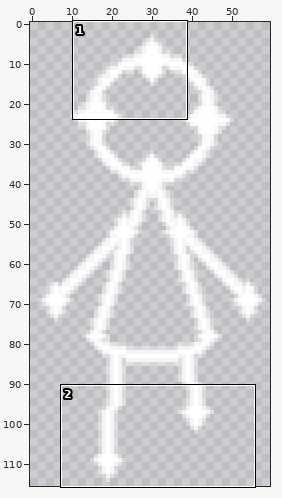
A pixel-art file gets an edit: assets/ASE_raw_files/StarWalk.ase. Above: a wide view before the commit, with the close-up outlined.
Close-up. As it was:
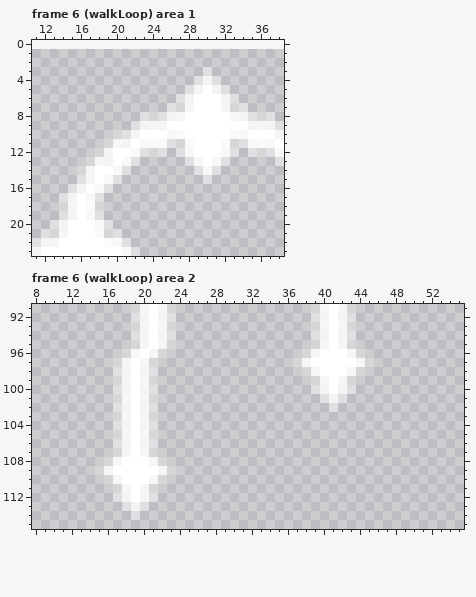
60x115 pixels, 7 frames. Shown: frame 6 (walkLoop) area 1: x 11..38, y 0..23; frame 6 (walkLoop) area 2: x 8..55, y 91..115. The old version is drawn lined up with the new one, on the new canvas.
The result:
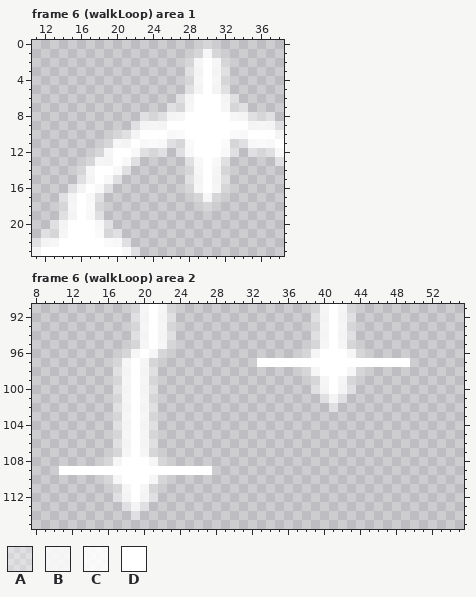
Palette (. is transparent): A #ffffff5f  B #ffffffd3  C #ffffffe3  D #ffffff
From old to new:
canvas 60x115 -> 60x116, the old top-left corner now at 0,1
--- frame 6 (walkLoop) area 1
@@ x 26..34 @@
- 0 .........
- 1 .........
- 2 .........
- 3 ....A....
- 4 ...ABA...
+ 0 ....A....
+ 1 ...ABA...
+ 2 ..ABDBA..
+ 3 ..ABDBA..
+ 4 ..ABDBA..
  5 ..ABDBA..
@@ x 26..34 @@
 13 ..ACDCA..
-14 ...ACA...
-15 ....A....
-16 .........
-17 .........
-18 .........
+14 ..ABDBA..
+15 ..ABDBA..
+16 ..ABDBA..
+17 ...ABA...
+18 ....A....
 19 .........
--- frame 6 (walkLoop) area 2
@@ x 31..51 @@
  96 .......ABDDDBA.......
- 97 ......ABDDDDDBA......
+ 97 ..DDDDDDDDDDDDDDDDD..
  98 .......ABDDDBA.......
@@ x 9..29 @@
 108 .......ABDDDBA.......
-109 ......ABDDDDDBA......
+109 ..DDDDDDDDDDDDDDDDD..
 110 .......ABDDDBA.......
Where, in picture pixels (left, top, right, bottom), the same in both close-ups:
changed: (185, 40, 230, 85)
changed: (185, 166, 230, 211)
changed: (257, 358, 311, 367)
changed: (356, 358, 410, 367)
changed: (59, 466, 113, 475)
changed: (158, 466, 212, 475)
